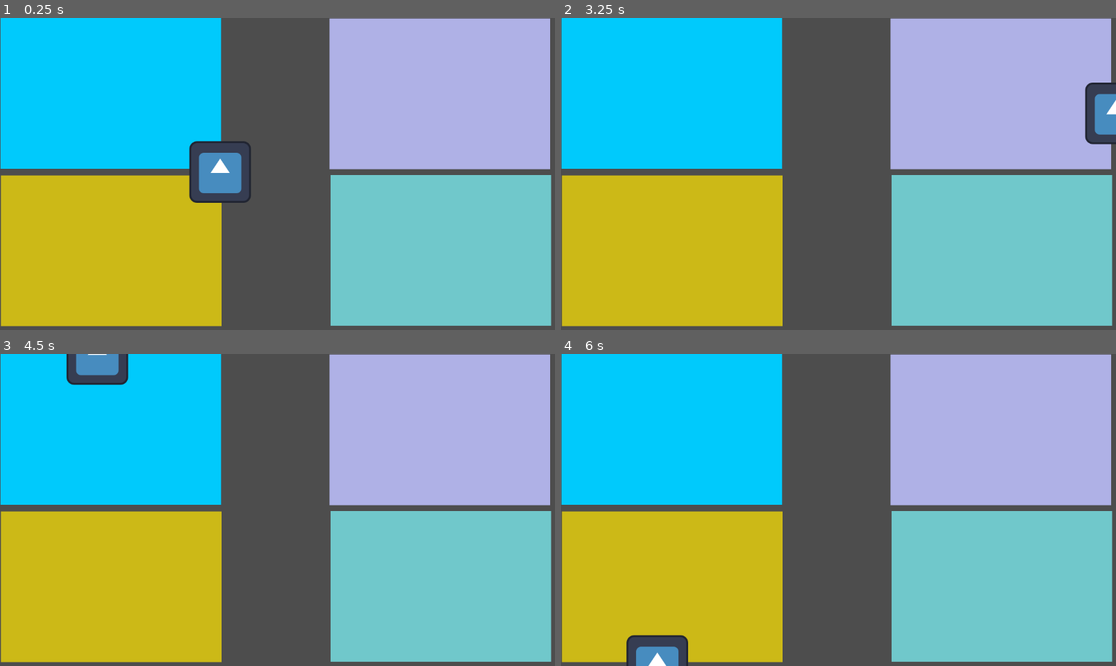
Above: before the commit, frames 1-4 (two rows, left to right).
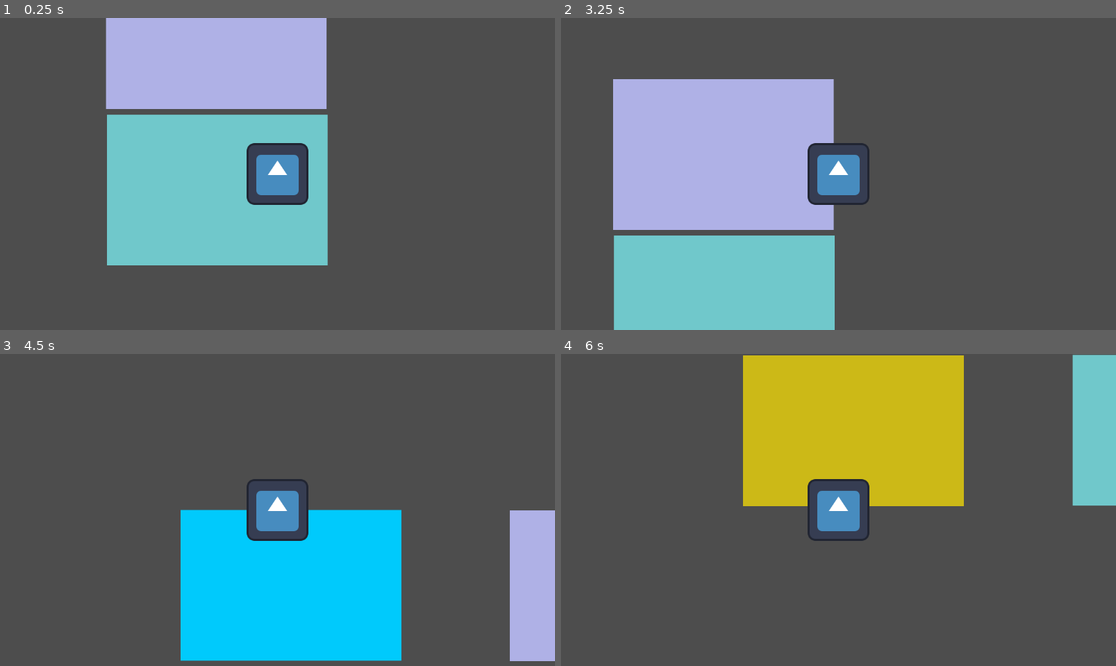
Above: after the commit, the same moments.

Repository: alin-but-real/gamenr1
Game: Godot game, scene res://scenes/main.tscn
Two runs of this game, one before a commit and one after it. Both use one fixed random seed, a clock stepped at 60 frames per second and the inputs below. The engine's default icon, where the game draws it, is replaced by a stand-in: a white triangle on a blue panel in a dark square.
Inputs:
- Up to frame 1 (0.25 s): no input
- Up to frame 2 (3.25 s): tap Enter at 0.5, 2.75 s; hold D (move_right) 0.53-1.28 s; hold S (move_down) 1.28-2.03 s; tap Space at 2 s; hold D (move_right) 2.03-2.78 s; hold W (move_up) from 2.78 s (still down)
- Up to frame 3 (4.5 s): release W (move_up) at 3.53 s; hold A (move_left) from 3.53 s (still down)
- Up to frame 4 (6 s): tap Space at 5 s; release A (move_left) at 5.03 s; hold S (move_down) 5.03-5.78 s; hold D (move_right) from 5.78 s (still down)

The runs differ from the first frame. In frame 1, 91% of the frame differs, in the area x 0-100%, y 0-99%; in frame 2, 86%; in frame 3, 87%; in frame 4, 87%.

Commit message:
added camera2d to player

Diff:
--- a/scenes/main.tscn
+++ b/scenes/main.tscn
@@ -6,8 +6,7 @@
 
 [node name="Player" parent="." instance=ExtResource("1_o5qli")]
 z_index = 100
-position = Vector2(457, 320)
-metadata/_edit_group_ = true
+position = Vector2(1040, 449)
 
 [node name="background" type="ColorRect" parent="."]
 anchors_preset = 8
--- a/scenes/player.tscn
+++ b/scenes/player.tscn
@@ -16,3 +16,5 @@
 [node name="CollisionShape2D" type="CollisionShape2D" parent="."]
 position = Vector2(-0.5, 0.5)
 shape = SubResource("RectangleShape2D_g2els")
+
+[node name="Camera2D" type="Camera2D" parent="."]
